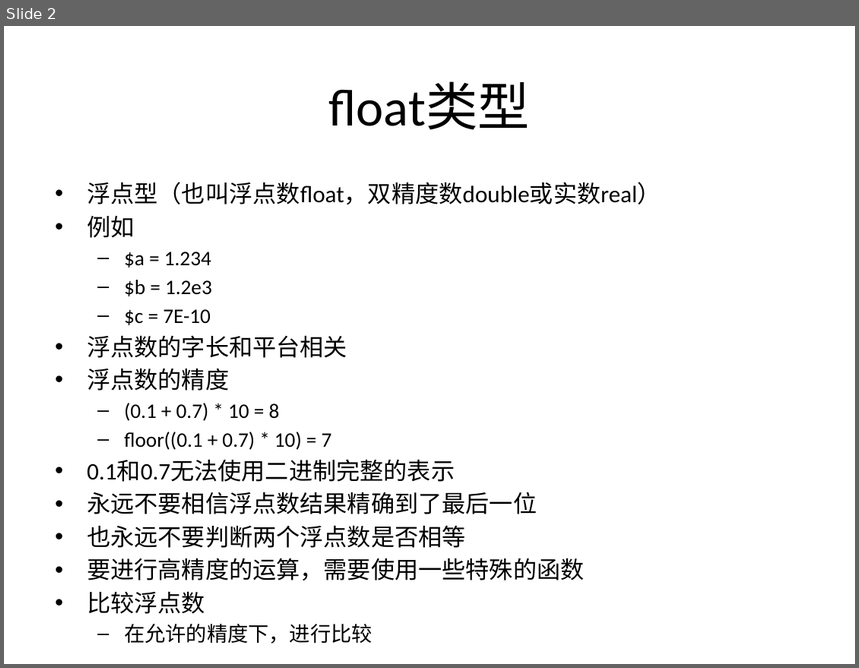
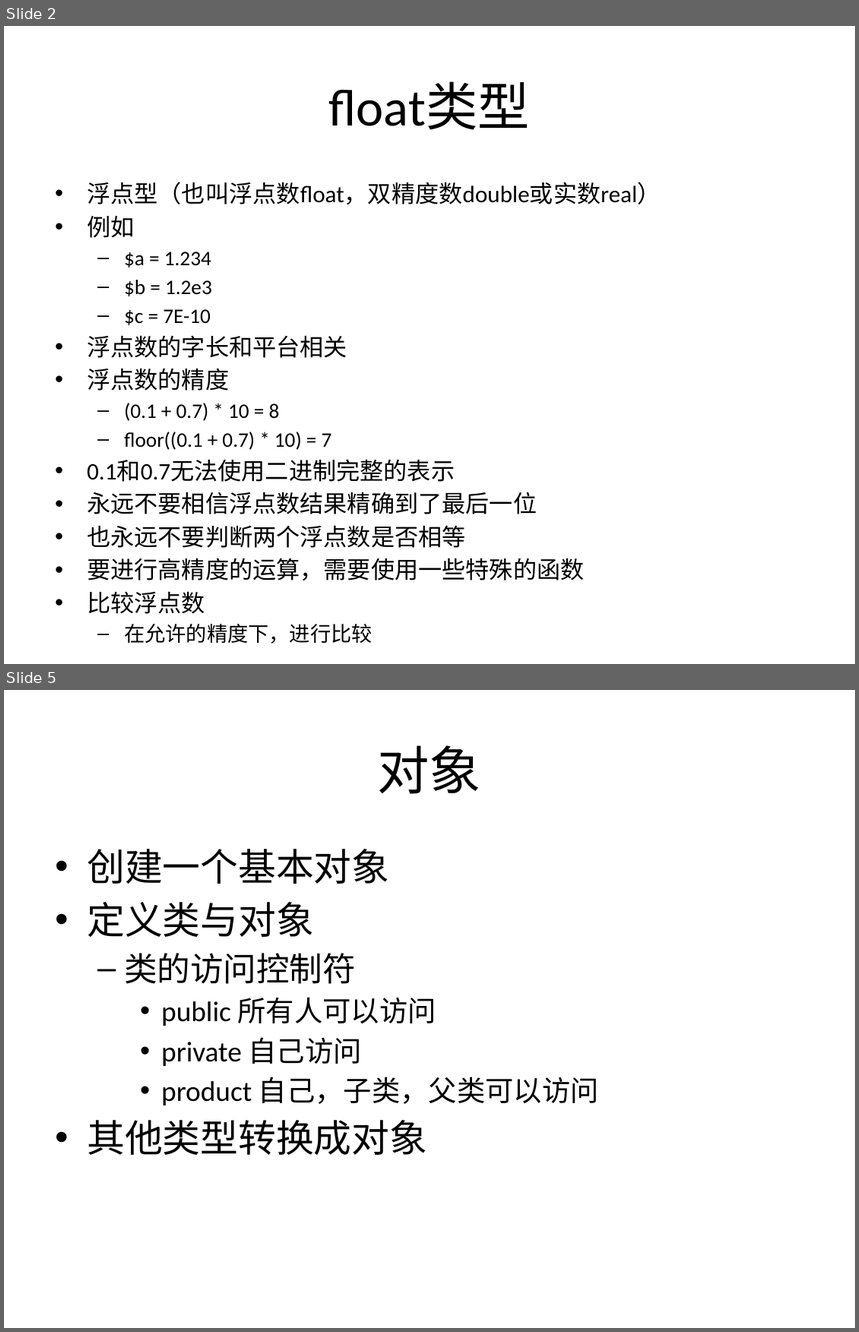
Before and after one commit to zhan3333/php-example, a slide deck: doc/ppt/第十课-php进阶.pptx. Shown one above the other, each under a label of ours: slide 2 before the commit, slides 2 and 5 after it; the slides between them are not shown. The pictures are 859x668 and 859x1332 pixels, drawn with LibreOffice and Linux fonts; fonts in the diff are those of the drawing. Boxes give left, top, right and bottom in pixels: in the first picture for what was removed or moved away, otherwise in the second. Text is boxed around its words. In the diff, an @@ line names an element or a change of style, - is before the commit and + after.

```diff
--- a/doc/ppt/第十课-php进阶.pptx
+++ b/doc/ppt/第十课-php进阶.pptx
@@ slide 5 added at (4,690,855,1328), background #FFFFFF @@
@@ title added at (377,745,481,794), 44 pt, text #000000 @@
+对象
@@ text added at (87,849,599,1155), 24 pt, text #000000 @@
+• 创建一个基本对象
+• 定义类与对象
+  – 类的访问控制符
+    • public 所有人可以访问
+    • private 自己访问
+    • product 自己，子类，父类可以访问
+• 其他类型转换成对象
```
Also in this commit, not shown: 1 slide changed, 4 other slides added, 1 slide removed, 7 other files.
